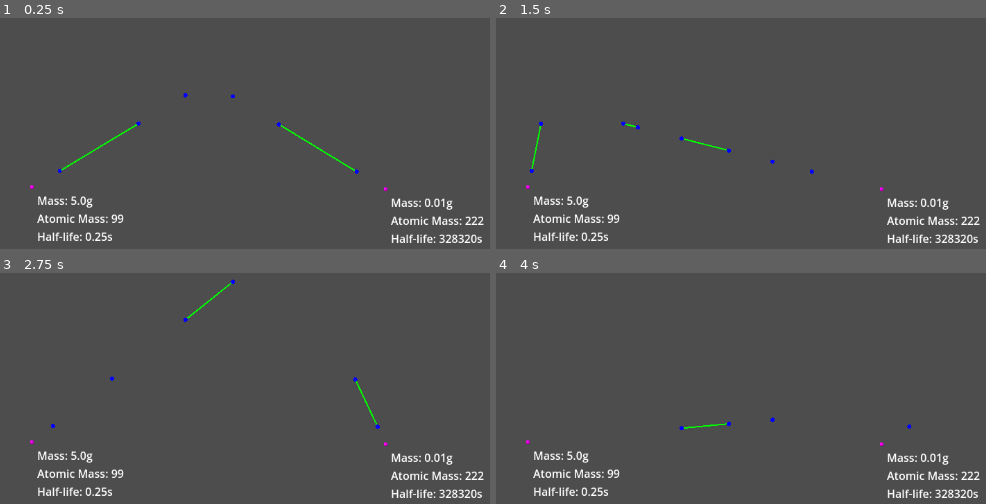
Above: before the commit, frames 1-4 (two rows, left to right).
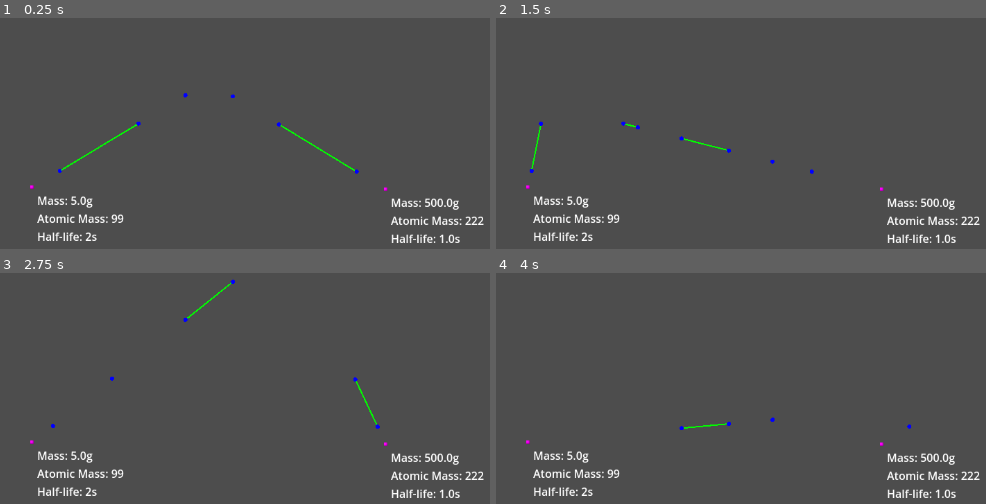
Above: after the commit, the same moments.

Repository: CaptainTriton10/ionising-radiation-simulator
Game: Godot game, scene res://main.tscn
The game is run twice, just before and just after one commit, with the same random seed, the same clock (stepped at 60 frames per second) and the same inputs.
Inputs (mouse positions are in pixels of both pictures, inside the frame that each line leads up to):
- Up to frame 1 (0.25 s): no input
- Up to frame 2 (1.5 s): tap Enter at 0.5 s; move the mouse to (878, 59) at 0.52 s; tap Space at 1.25 s; move the mouse to (545, 103) at 1.27 s
- Up to frame 3 (2.75 s): tap Enter at 2 s; move the mouse to (outside the picture) at 2.02 s
- Up to frame 4 (4 s): tap Space at 2.75 s; move the mouse to (662, 425) at 2.77 s; tap Enter at 3.5 s; move the mouse to (941, 404) at 3.52 s

The runs differ from the first frame. In frame 1, 0.5% of the frame differs, in the area x 17-99%, y 77-98%; in frame 2, 0.5%; in frame 3, 0.5%; in frame 4, 0.5%.

Commit message:
refactor: renamed environment.gd to game.gd, feat: hide mouse cursor

Diff:
--- a/Scripts/environment.gd
+++ /dev/null
@@ -1,3 +0,0 @@
-extends Node2D
-
-@export var background_rad: float = 0
--- /dev/null
+++ b/Scripts/game.gd
@@ -0,0 +1,6 @@
+extends Node2D
+
+@export var background_rad: float = 0
+
+func _ready() -> void:
+	Input.set_mouse_mode(Input.MOUSE_MODE_HIDDEN)
--- a/main.tscn
+++ b/main.tscn
@@ -1,6 +1,6 @@
 [gd_scene load_steps=5 format=3 uid="uid://bfwunv6vq1a0r"]
 
-[ext_resource type="Script" uid="uid://bpb5i88yil60r" path="res://Scripts/environment.gd" id="1_1bvp3"]
+[ext_resource type="Script" uid="uid://bpb5i88yil60r" path="res://Scripts/game.gd" id="1_1bvp3"]
 [ext_resource type="PackedScene" uid="uid://dy5rsx2ryoh5s" path="res://Instances/detector.tscn" id="3_h2yge"]
 [ext_resource type="PackedScene" uid="uid://cpt25sqjplxur" path="res://Instances/barrier.tscn" id="4_1bvp3"]
 [ext_resource type="PackedScene" uid="uid://dmh0ydg0twgub" path="res://Instances/rad_source.tscn" id="5_lquwl"]
@@ -30,10 +30,10 @@
 
 [node name="RadSource" parent="." instance=ExtResource("5_lquwl")]
 position = Vector2(322, 477)
-metadata/half_life = 0.25
+metadata/half_life = 2.0
 
 [node name="RadSource2" parent="." instance=ExtResource("5_lquwl")]
 position = Vector2(832, 480)
-metadata/half_life = 328320.0
-metadata/mass = 0.01
+metadata/half_life = 1.0
+metadata/mass = 500.0
 metadata/element = 222
Renamed: Scripts/environment.gd.uid -> Scripts/game.gd.uid
